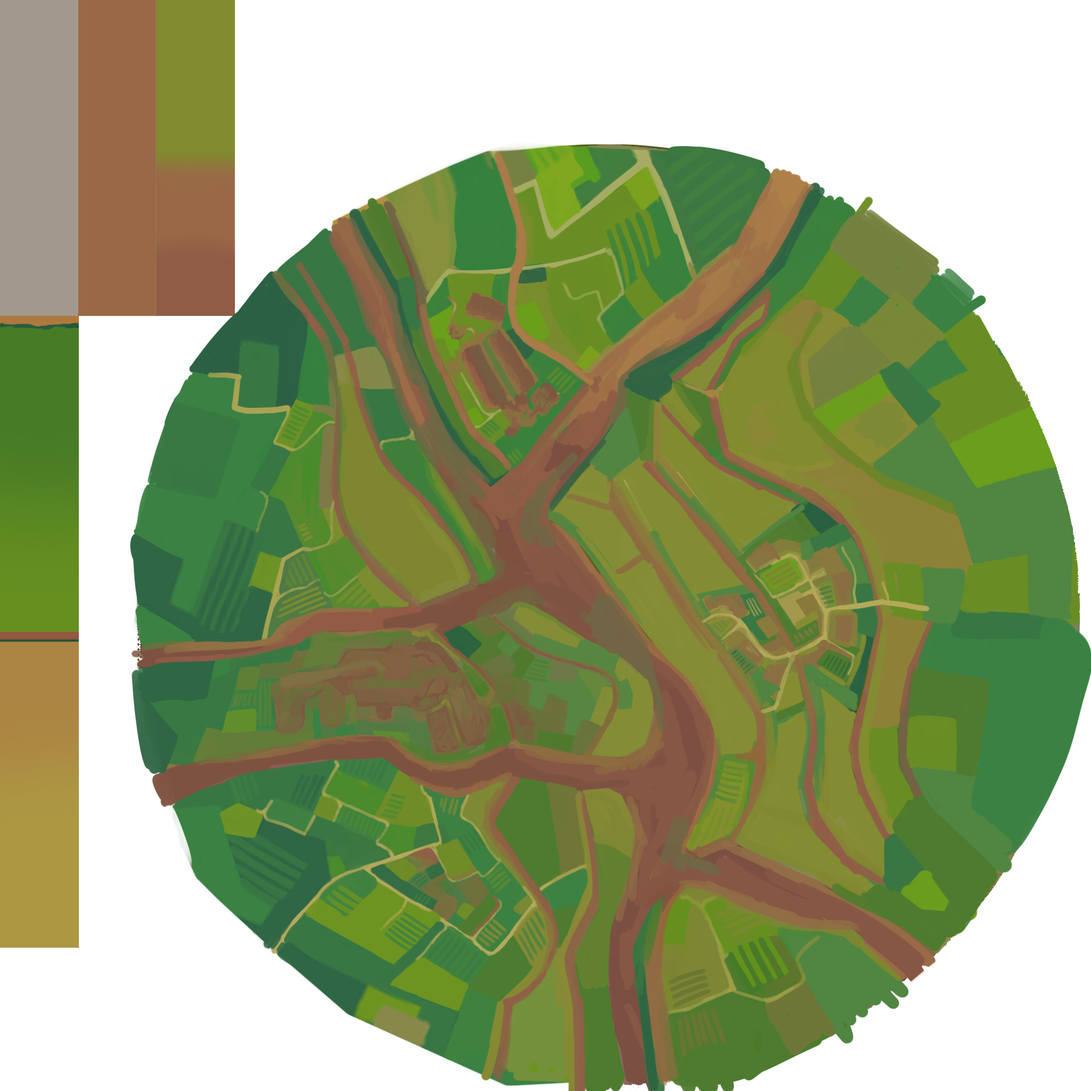
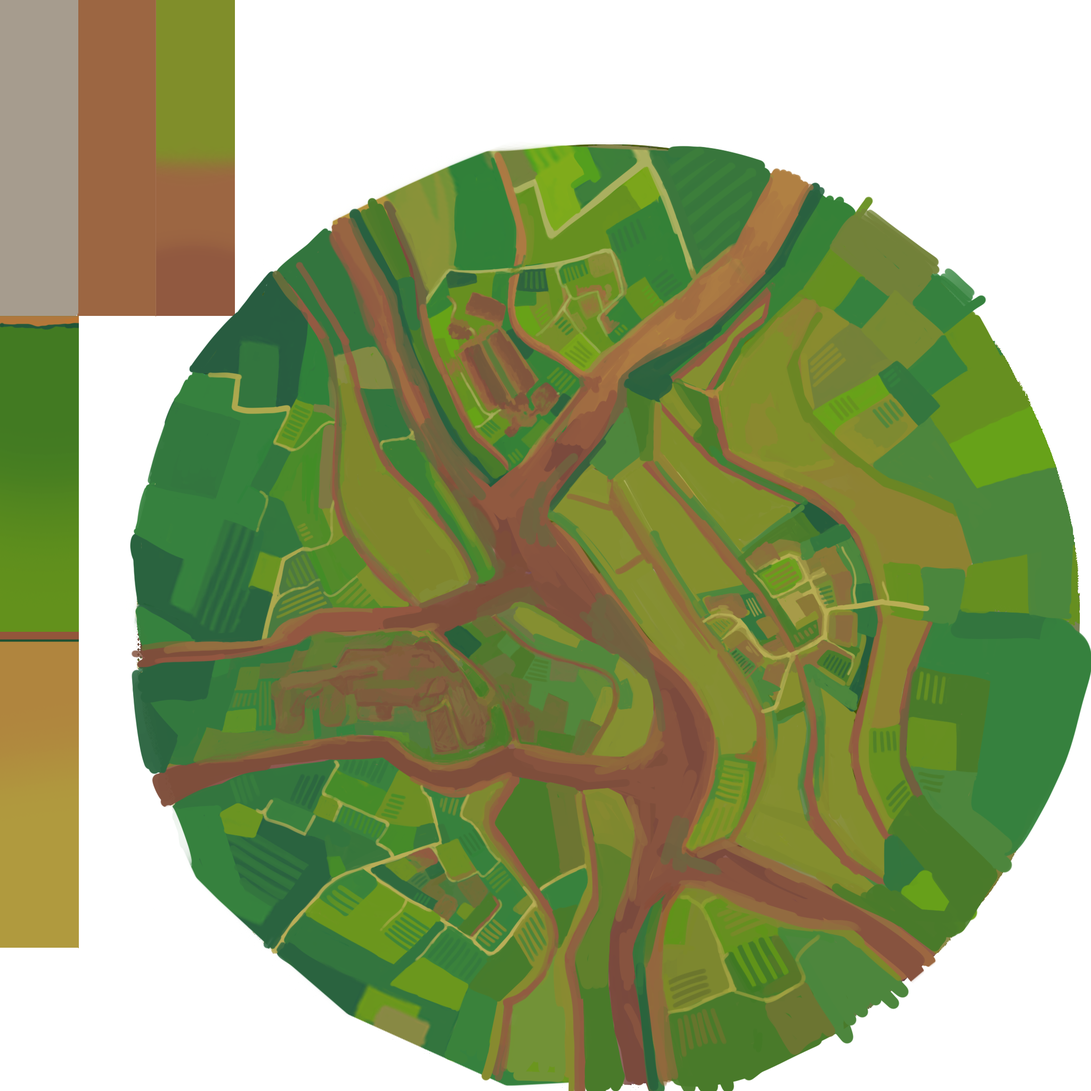
Comparing the layer stacks of the two 1091 x 1091 images. Changes:
painted on "Calque 12" over (425, 200, 981, 838)
